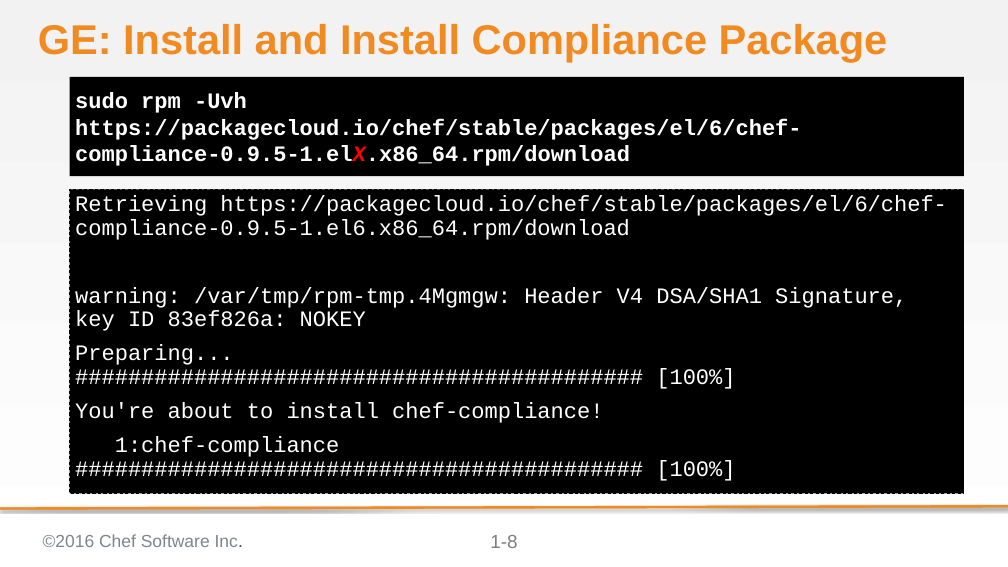
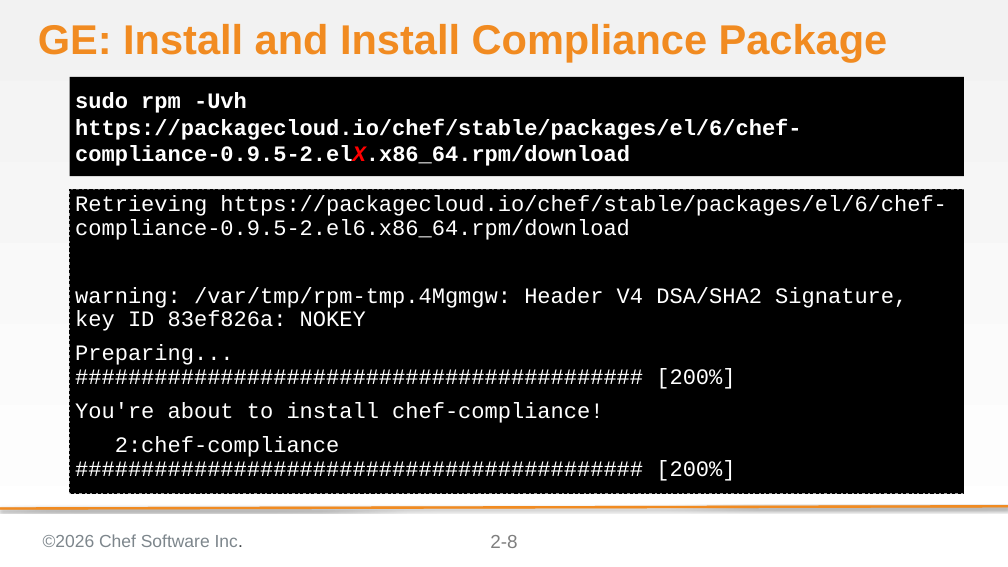
Before and after one commit to bchamby/chef-compliance-installation-configuration-operation, a slide deck: slide 8 of 02-Install.pptx. Drawn at 1008x567 pixels with LibreOffice and Linux fonts; fonts in the diff are those of the drawing; background and template pictures are left out. Boxes give left, top, right and bottom in pixels: in the first picture for what was removed or moved away, otherwise in the second. Text is boxed around its words. In the diff, an @@ line names an element or a change of style, - is before the commit and + after.

Commit message:
no changes

```diff
--- a/02-Install.pptx
+++ b/02-Install.pptx
@@ text at bbox=[75, 92, 801, 166]: text changed @@
-sudo rpm -Uvh https://packagecloud.io/chef/stable/packages/el/6/chef-compliance-0.9.5-1.elX.x86_64.rpm/download
+sudo rpm -Uvh https://packagecloud.io/chef/stable/packages/el/6/chef-compliance-0.9.5-2.elX.x86_64.rpm/download
@@ text at bbox=[75, 195, 946, 389]: text changed @@
-Retrieving https://packagecloud.io/chef/stable/packages/el/6/chef-compliance-0.9.5-1.el6.x86_64.rpm/download
-warning: /var/tmp/rpm-tmp.4Mgmgw: Header V4 DSA/SHA1 Signature, key ID 83ef826a: NOKEY
-Preparing... ########################################### [100%]
+Retrieving https://packagecloud.io/chef/stable/packages/el/6/chef-compliance-0.9.5-2.el6.x86_64.rpm/download
+warning: /var/tmp/rpm-tmp.4Mgmgw: Header V4 DSA/SHA2 Signature, key ID 83ef826a: NOKEY
+Preparing... ########################################### [200%]
@@ text at bbox=[115, 436, 735, 481]: text changed @@
-1:chef-compliance ########################################### [100%]
+2:chef-compliance ########################################### [200%]
@@ text at bbox=[43, 534, 243, 547]: text changed @@
-©2016 Chef Software Inc.
+©2026 Chef Software Inc.
@@ page number at bbox=[490, 535, 517, 548]: text changed @@
-1-8
+2-8
```
Also in this commit, not shown: 15 other slides changed.
